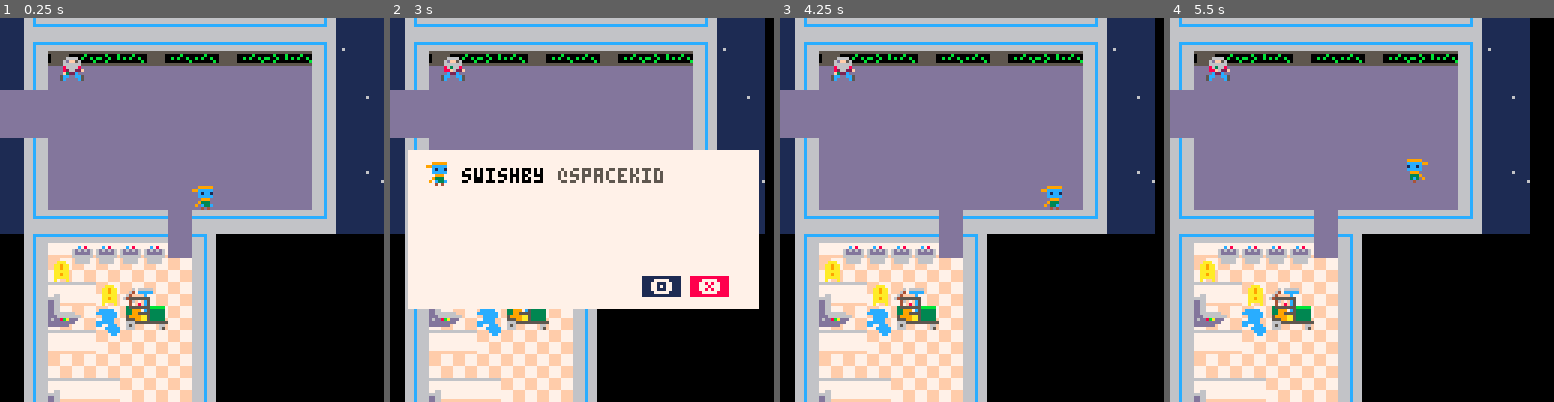
Above: before the commit, frames 1-4 (left to right).
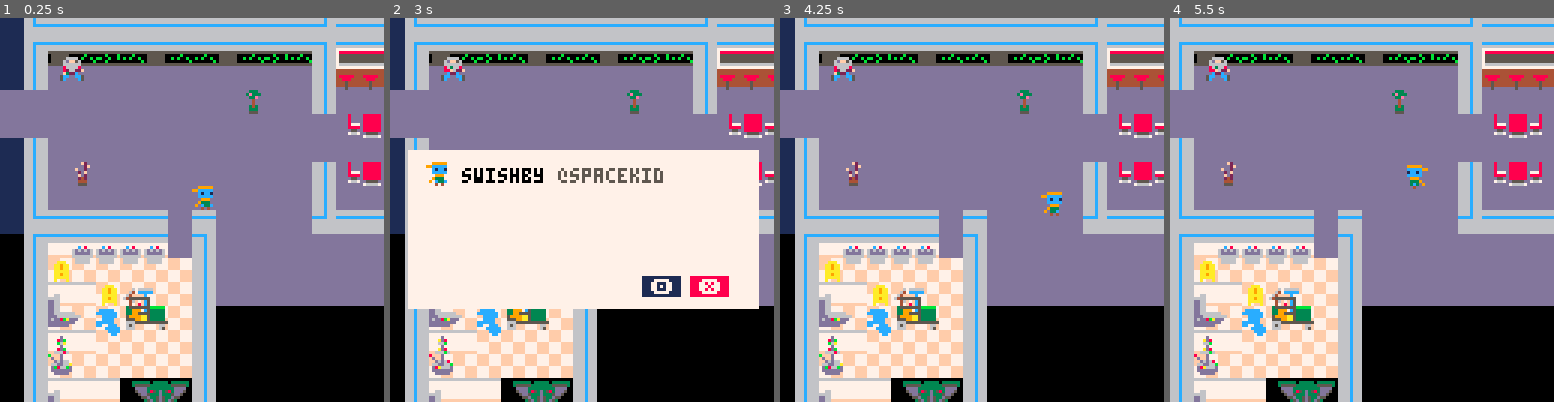
Above: after the commit, the same moments.

Repository: The-Cunning-Folk/verified
Game: PICO-8 cartridge verified.p8
Two runs of this game, one before a commit and one after it. Both use one fixed random seed, a clock stepped at 60 frames per second and the inputs below.
Inputs:
- Up to frame 1 (0.25 s): no input
- Up to frame 2 (3 s): tap X (X key) at 0.33, 1.07, 1.85, 2.97 s; tap O (Z key) at 0.7, 1.7, 2.1, 2.5, 2.9 s; hold Right 1.6-2.1 s; hold Up 2.15-2.42 s; hold Right from 2.47 s (still down)
- Up to frame 3 (4.25 s): release Right at 3.03 s; hold Left 3.08-3.58 s; tap O (Z key) at 3.3, 3.7, 4.1 s; hold Down 3.63-3.97 s; hold Right from 4.02 s (still down); tap X (X key) at 4.08 s
- Up to frame 4 (5.5 s): tap O (Z key) at 4.5, 4.9, 5.3 s; release Right at 4.68 s; hold Up 4.73-5.03 s; hold Left from 5.08 s (still down); tap X (X key) at 5.2 s

The runs differ from the first frame. In frame 1, 19% of the frame differs, in the area x 12-100%, y 0-100%; in frame 2, 8.9%; in frame 3, 21%; in frame 4, 24%, in the area x 6-100%, y 0-100%.

Commit message:
the chef

Diff:
--- a/verified.p8
+++ b/verified.p8
@@ -220,13 +220,21 @@
 
 function inittweets()
 
+	trig = 1
+
 	tweets = {}
+
+	for i=0,64 do
+		tweets[i] = {}
+	end
 	--idle tweets
-	tweets[1] = {}
+
 	tweets[1][1] = "bored..."
 	tweets[1][2] = "stuck at some station while my ship gets fixed"
 	tweets[1][3] = "im going to be so late..."
 
+	tweets[13][1] = "a homeless guy just said he likes my hat"
+	tweets[14][1] = "always feel bad when i don't have change for people :("
 
 end
 
@@ -256,6 +264,7 @@
 		substart = subpos[i]+1
 		tweet = tweet .. bit
 	end
+	trig = 0
 	return tweet
 
 end
@@ -269,8 +278,13 @@
 
 --interaction
 
-function interact(ispr)
-	p.x -= 1
+function interact(ispr,sx,sy)
+trig = ispr
+	if fget(ispr,2) then
+		bubbles[1] = {time(),sx,sy}
+	else
+		exclams[1] = {time(),sx,sy}
+	end
 end
 
 --game functions
@@ -286,6 +300,8 @@
  cambox = 24
 
  npcs = {}
+ bubbles = {}
+ exclams = {}
 	npcs[1] = newentity(20,13,13)
 
  tweeting = false
@@ -391,7 +407,7 @@
 				local ti = p.y+cory>=s.y
 				local bi = p.y+cory<=s.y+s.h
 				if (li and ri and ti and bi) then
-					interact(s.sprite)
+					interact(s.sprite,s.x,s.y)
 				end
 			end
 		end
@@ -399,7 +415,7 @@
 		if not interacting then
 			local ispr = mget(getcell(p.x+corx),getcell(p.y+cory))
 			if fget(ispr,1) then
-				interact(ispr)
+				interact(ispr,p.x+corx,p.y+cory)
 			end
 		end
 	end
@@ -409,7 +425,7 @@
 	if btn(5) and time()-canceltime>0.3 and  not tweeting then
 		tweeting = true
 		tweetstring = ""
-		targettweet = choosetweet(5)
+		targettweet = choosetweet(trig)
 		chars = 0
 		ctime = time()
 		ttime = time()
@@ -490,7 +506,7 @@
 
 function _draw()
 		cls()
-		map(0,0,0,0,16,16)
+		map(0,0,0,0,32,32)
 		quicksort(npcs,1,#npcs,yind)
 		local l = -1
 		for i in pairs(npcs) do
@@ -509,6 +525,18 @@
 			spr(s.sprite,s.x,s.y)
 		end
 		end
+		for c=1,#bubbles do
+			local b = bubbles[c]
+			if time() - b[1] < 1.5 then
+				spr(51+2*(time()-b[1]),b[2]-1,b[3]-8)
+			end
+		end
+		for c=1,#exclams do
+			local e = exclams[c]
+			if time() - e[1] < 1.5 then
+				spr(54,e[2]-4,e[3]-12)
+			end
+		end
   if tweeting then
   	rectfill(camx-58, camy-16, camx+58, camy+36, 7)
   	spr(5, camx-52, camy-12)
@@ -652,27 +680,27 @@
 
 
 __gff__
-0001060606000606060606468646860000000000000001418101010300000000000000000047874787030003030000000000010000000000000000000000000000010101010000000101010100000000000101010100000100000000000000000000000000000000000000000000000000010100000000000000000000000000
-0000000000000000000000000000000000000000000000000000000000000000000000000000000000000000000000000000000000000000000000000000000000000000000000000000000000000000000000000000000000000000000000000000000000000000000000000000000000000000000000000000000000000000
+0001060606000606060606468646860000000000000001418101010300438300000000000047874787030003034383000000010000000000000000000000000000010101010000000101010100000000000101010100000101010101030300000000020201000000000000000303000000010103030000000000000000000000
+0707070707070200000000000000000007070707070703000000000000000000070707000000000000000000000000000000000000000000000000000000000000000000000000000000000000000000000000000000000000000000000000000000000000000000000000000000000000000000000000000000000000000000
 __map__
-474b42424242424242424242424a474700000000000000000000000000000000000000000000000000000000000000000000000000000000000000000000000000000000000000000000000000000000000000000000000000000000000000000000000000000000000000000000000000000000000000000000000000000000
-4748545352535453535453525349454700000000000000000000000000000000000000000000000000000000000000000000000000000000000000000000000000000000000000000000000000000000000000000000000000000000000000000000000000000000000000000000000000000000000000000000000000000000
-4743404040404040404040404044474700000000000000000000000000000000000000000000000000000000000000000000000000000000000000000000000000000000000000000000000000000000000000000000000000000000000000000000000000000000000000000000000000000000000000000000000000000000
-4040404040404040404040404044474500000000000000000000000000000000000000000000000000000000000000000000000000000000000000000000000000000000000000000000000000000000000000000000000000000000000000000000000000000000000000000000000000000000000000000000000000000000
-4040404040404040404040404044474700000000000000000000000000000000000000000000000000000000000000000000000000000000000000000000000000000000000000000000000000000000000000000000000000000000000000000000000000000000000000000000000000000000000000000000000000000000
-4743404040404040404040404044474700000000000000000000000000000000000000000000000000000000000000000000000000000000000000000000000000000000000000000000000000000000000000000000000000000000000000000000000000000000000000000000000000000000000000000000000000000000
-4743404040404040404040404044474600000000000000000000000000000000000000000000000000000000000000000000000000000000000000000000000000000000000000000000000000000000000000000000000000000000000000000000000000000000000000000000000000000000000000000000000000000000
-4743404040404040404040404044474700000000000000000000000000000000000000000000000000000000000000000000000000000000000000000000000000000000000000000000000000000000000000000000000000000000000000000000000000000000000000000000000000000000000000000000000000000000
-474b42424242424042424242424a474700000000000000000000000000000000000000000000000000000000000000000000000000000000000000000000000000000000000000000000000000000000000000000000000000000000000000000000000000000000000000000000000000000000000000000000000000000000
-0048565757575740494141000000000000000000000000000000000000000000000000000000000000000000000000000000000000000000000000000000000000000000000000000000000000000000000000000000000000000000000000000000000000000000000000000000000000000000000000000000000000000000
-0043326767676761444141000000000000000000000000000000000000000000000000000000000000000000000000000000000000000000000000000000000000000000000000000000000000000000000000000000000000000000000000000000000000000000000000000000000000000000000000000000000000000000
-0043191a321b1c61444141000000000000000000000000000000000000000000000000000000000000000000000000000000000000000000000000000000000000000000000000000000000000000000000000000000000000000000000000000000000000000000000000000000000000000000000000000000000000000000
+474b42424242424242424242424a42424242424242424a000000000000000000000000000000000000000000000000000000000000000000000000000000000000000000000000000000000000000000000000000000000000000000000000000000000000000000000000000000000000000000000000000000000000000000
+474854535253545353545352534958595958595a5c5d49000000000000000000000000000000000000000000000000000000000000000000000000000000000000000000000000000000000000000000000000000000000000000000000000000000000000000000000000000000000000000000000000000000000000000000
+47434040404040404040404040445b5b5b5b5b5b6c6d44000000000000000000000000000000000000000000000000000000000000000000000000000000000000000000000000000000000000000000000000000000000000000000000000000000000000000000000000000000000000000000000000000000000000000000
+4040404040404040404073404044404040404040404044000000000000000000000000000000000000000000000000000000000000000000000000000000000000000000000000000000000000000000000000000000000000000000000000000000000000000000000000000000000000000000000000000000000000000000
+4040404040404040404040404040666465406664657344000000000000000000000000000000000000000000000000000000000000000000000000000000000000000000000000000000000000000000000000000000000000000000000000000000000000000000000000000000000000000000000000000000000000000000
+4743404040404040404040404040404040406664654044000000000000000000000000000000000000000000000000000000000000000000000000000000000000000000000000000000000000000000000000000000000000000000000000000000000000000000000000000000000000000000000000000000000000000000
+4743407440404040404040404044666465406664654044000000000000000000000000000000000000000000000000000000000000000000000000000000000000000000000000000000000000000000000000000000000000000000000000000000000000000000000000000000000000000000000000000000000000000000
+4743404040404040404040404044404040404040407444000000000000000000000000000000000000000000000000000000000000000000000000000000000000000000000000000000000000000000000000000000000000000000000000000000000000000000000000000000000000000000000000000000000000000000
+474b42424242424042404040404a42424242404242424a000000000000000000000000000000000000000000000000000000000000000000000000000000000000000000000000000000000000000000000000000000000000000000000000000000000000000000000000000000000000000000000000000000000000000000
+0048565757575740494040404040404040414141414141414100000000000000000000000000000000000000000000000000000000000000000000000000000000000000000000000000000000000000000000000000000000000000000000000000000000000000000000000000000000000000000000000000000000000000
+0043326767676770444040404040404040000000000000000000000000000000000000000000000000000000000000000000000000000000000000000000000000000000000000000000000000000000000000000000000000000000000000000000000000000000000000000000000000000000000000000000000000000000
+0043191a321b1c61444040404040404040000000000000000000000000000000000000000000000000000000000000000000000000000000000000000000000000000000000000000000000000000000000000000000000000000000000000000000000000000000000000000000000000000000000000000000000000000000
 0043292a622b2c61444141000000000000000000000000000000000000000000000000000000000000000000000000000000000000000000000000000000000000000000000000000000000000000000000000000000000000000000000000000000000000000000000000000000000000000000000000000000000000000000
-0043517163616161444141000000000000000000000000000000000000000000000000000000000000000000000000000000000000000000000000000000000000000000000000000000000000000000000000000000000000000000000000000000000000000000000000000000000000000000000000000000000000000000
-0043617061616161444141000000000000000000000000000000000000000000000000000000000000000000000000000000000000000000000000000000000000000000000000000000000000000000000000000000000000000000000000000000000000000000000000000000000000000000000000000000000000000000
-0043195171616161444141000000000000000000000000000000000000000000000000000000000000000000000000000000000000000000000000000000000000000000000000000000000000000000000000000000000000000000000000000000000000000000000000000000000000000000000000000000000000000000
-0043292a70616161440000000000000000000000000000000000000000000000000000000000000000000000000000000000000000000000000000000000000000000000000000000000000000000000000000000000000000000000000000000000000000000000000000000000000000000000000000000000000000000000
-0043616170616161440000000000000000000000000000000000000000000000000000000000000000000000000000000000000000000000000000000000000000000000000000000000000000000000000000000000000000000000000000000000000000000000000000000000000000000000000000000000000000000000
+00431d7163616161444141000000000000000000000000000000000000000000000000000000000000000000000000000000000000000000000000000000000000000000000000000000000000000000000000000000000000000000000000000000000000000000000000000000000000000000000000000000000000000000
+00432d7061616161444141000000000000000000000000000000000000000000000000000000000000000000000000000000000000000000000000000000000000000000000000000000000000000000000000000000000000000000000000000000000000000000000000000000000000000000000000000000000000000000
+0043195171808182444141000000000000000000000000000000000000000000000000000000000000000000000000000000000000000000000000000000000000000000000000000000000000000000000000000000000000000000000000000000000000000000000000000000000000000000000000000000000000000000
+0043292a70909192440000000000000000000000000000000000000000000000000000000000000000000000000000000000000000000000000000000000000000000000000000000000000000000000000000000000000000000000000000000000000000000000000000000000000000000000000000000000000000000000
+0043616170a0a1a2440000000000000000000000000000000000000000000000000000000000000000000000000000000000000000000000000000000000000000000000000000000000000000000000000000000000000000000000000000000000000000000000000000000000000000000000000000000000000000000000
 004b4242424242424a0000000000000000000000000000000000000000000000000000000000000000000000000000000000000000000000000000000000000000000000000000000000000000000000000000000000000000000000000000000000000000000000000000000000000000000000000000000000000000000000
 0000000000000000000000000000000000000000000000000000000000000000000000000000000000000000000000000000000000000000000000000000000000000000000000000000000000000000000000000000000000000000000000000000000000000000000000000000000000000000000000000000000000000000
 0000000000000000000000000000000000000000000000000000000000000000000000000000000000000000000000000000000000000000000000000000000000000000000000000000000000000000000000000000000000000000000000000000000000000000000000000000000000000000000000000000000000000000
Not shown, changed: 60 lines of the sprite sheet (__gfx__) section of verified.p8
